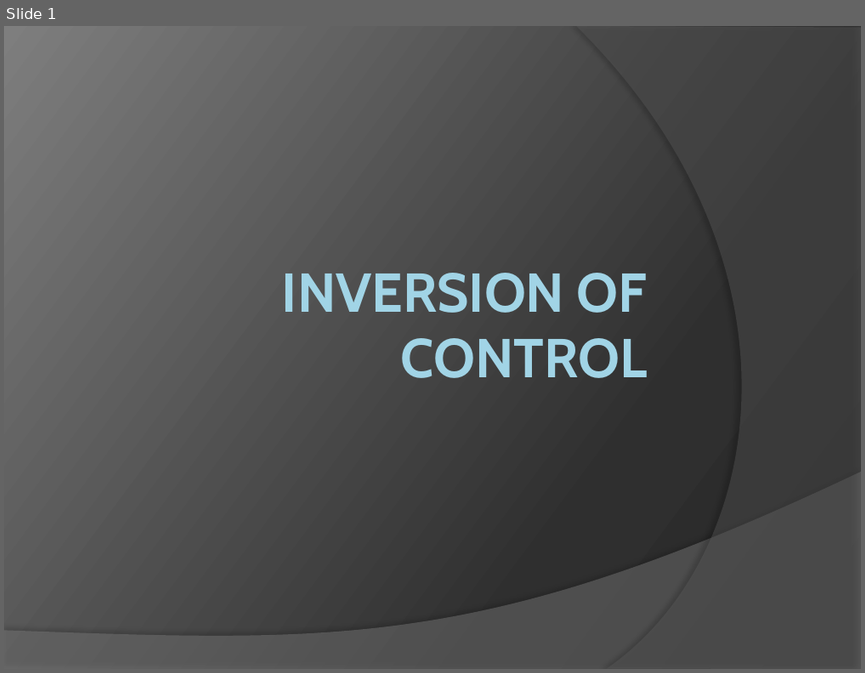
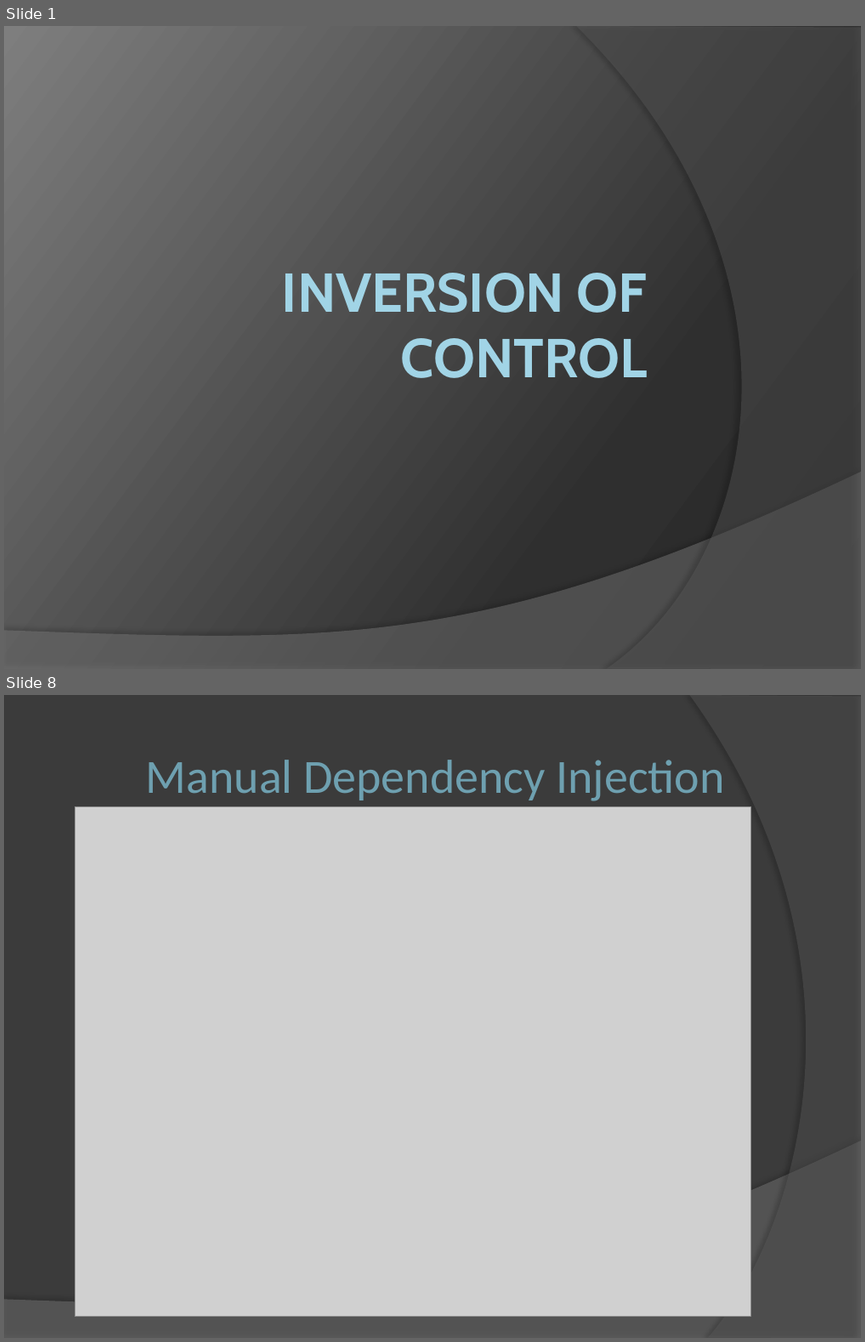
Before and after one commit to nyxiscoo1/DipDemo, a slide deck: Inversion of Control.pptx. Shown one above the other, each under a label of ours: slide 1 before the commit, slides 1 and 8 after it; the slides between them are not shown. The pictures are 865x673 and 865x1342 pixels, drawn with LibreOffice and Linux fonts; fonts in the diff are those of the drawing; grey boxes stand for pictures. Boxes give left, top, right and bottom in pixels: in the first picture for what was removed or moved away, otherwise in the second. Text is boxed around its words. In the diff, an @@ line names an element or a change of style, - is before the commit and + after.

```diff
--- a/Inversion of Control.pptx
+++ b/Inversion of Control.pptx
@@ slide 8 added at [4, 695, 861, 1338], background #3B3B3B; not listed: 1 template element that a slide beside it also shows @@
@@ freeform shape added at [689, 695, 861, 1338], fill #5E5E5E at 40% opacity @@
@@ title added at [146, 760, 724, 801], 40 pt, text #6EA0B0 @@
+Manual Dependency Injection
@@ picture added at [75, 807, 751, 1316] @@
```
Also in this commit, not shown: 7 slides changed, 1 other slide added, 6 other files.
